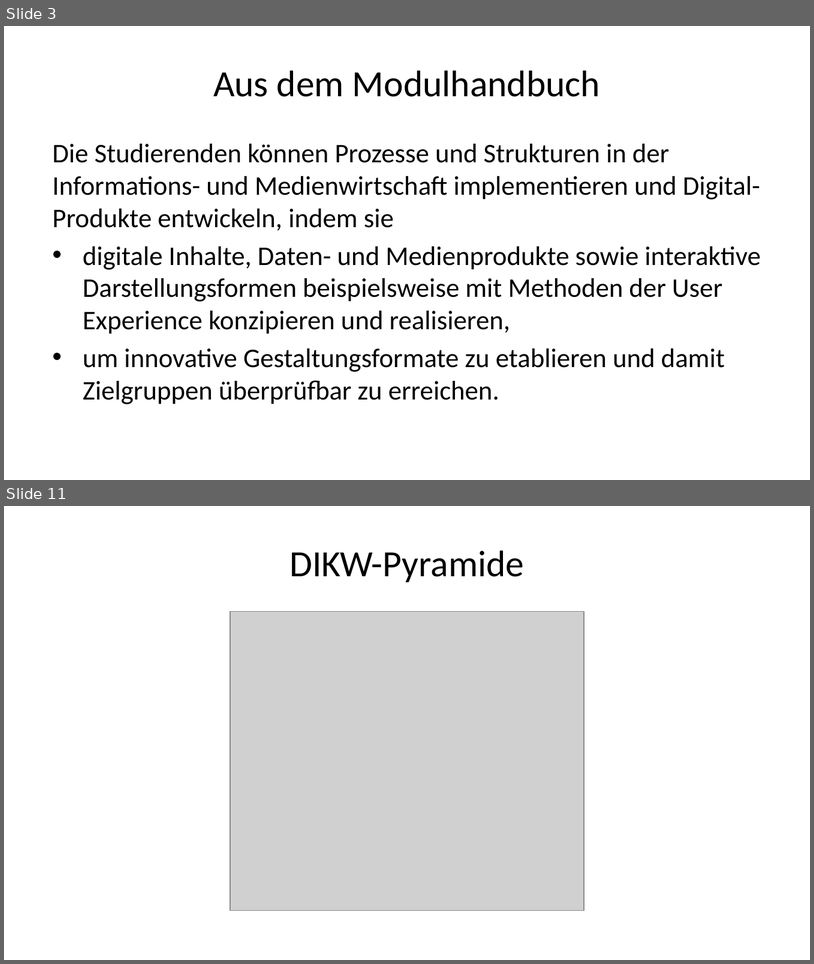
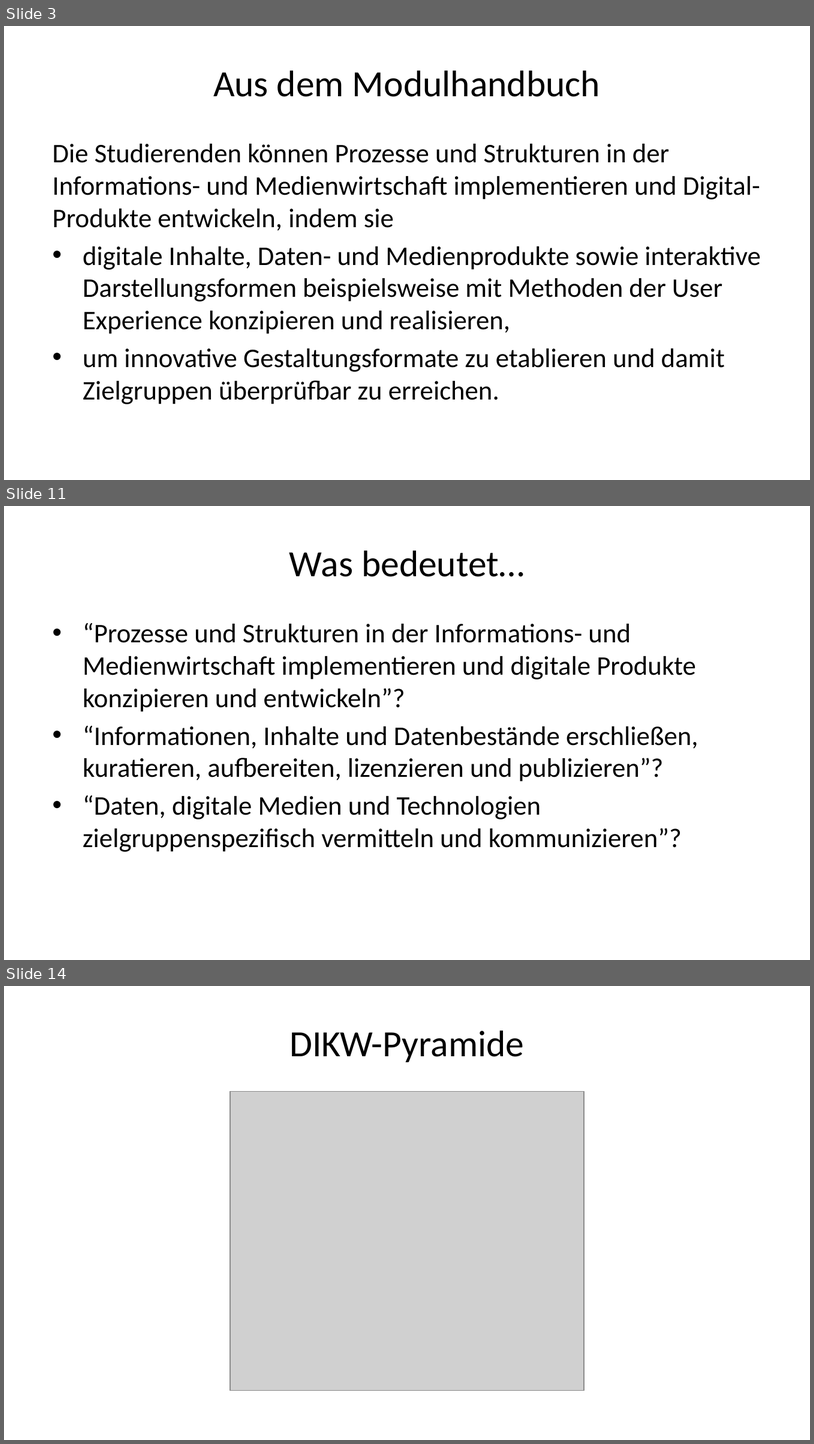
Before and after one commit to daswesen/digitale-inhalte, a slide deck: gdi.pptx. Shown one above the other, each under a label of ours: slides 3 and 11 before the commit, slides 3, 11 and 14 after it; the slides between them are not shown. The pictures are 814x964 and 814x1444 pixels, drawn with LibreOffice and Linux fonts; fonts in the diff are those of the drawing; grey boxes stand for pictures. Boxes give left, top, right and bottom in pixels: in the first picture for what was removed or moved away, otherwise in the second. Text is boxed around its words. In the diff, an @@ line names an element or a change of style, - is before the commit and + after.

```diff
--- a/gdi.pptx
+++ b/gdi.pptx
@@ slide 11 added at box(4, 506, 810, 960), background #FFFFFF @@
@@ title added at box(290, 550, 525, 577), 33 pt, text #000000 @@
+Was bedeutet…
@@ text added at box(83, 623, 698, 852), 24 pt, text #000000 @@
+• “Prozesse und Strukturen in der Informations- und Medienwirtschaft implementieren und digitale Produkte konzipieren und entwickeln”?
+• “Informationen, Inhalte und Datenbestände erschließen, kuratieren, aufbereiten, lizenzieren und publizieren”?
+• “Daten, digitale Medien und Technologien zielgruppenspezifisch vermitteln und kommunizieren”?
@@ what was slide 11 is now slide 14 @@
```
Also in this commit, not shown: 9 slides changed, 3 other slides added, 4 slides removed, 2 other files.
